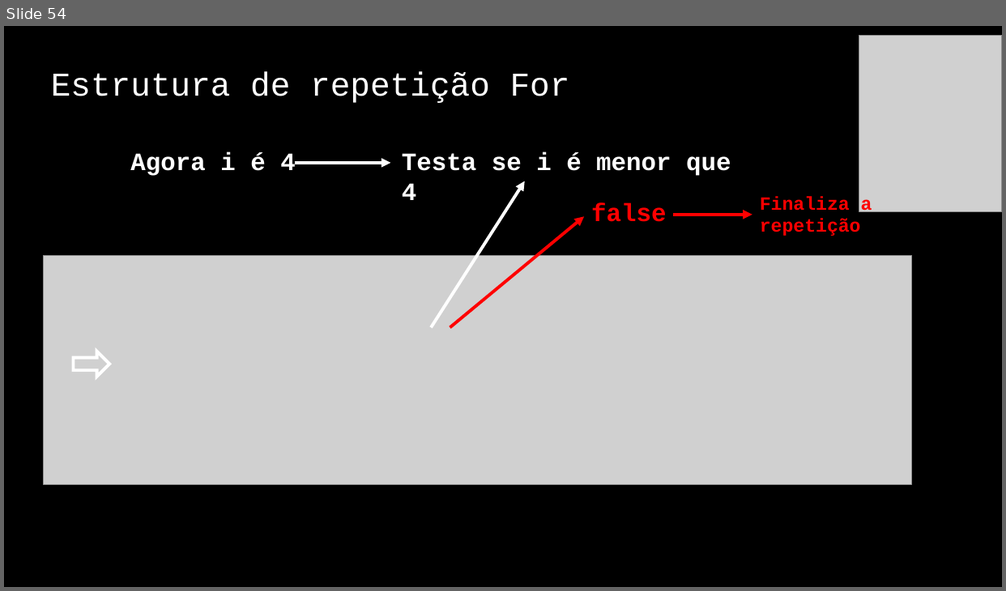
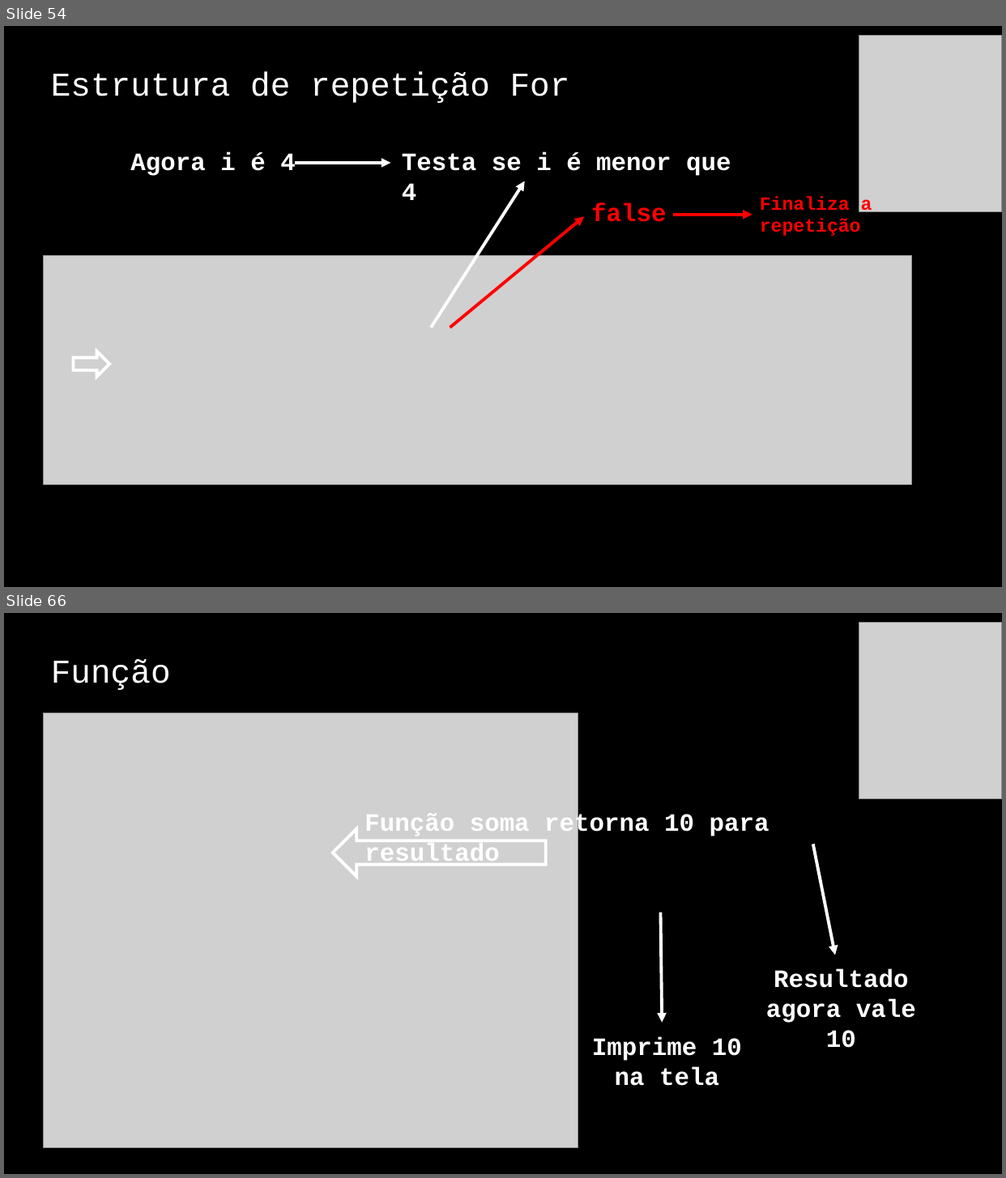
Before and after one commit to jrdutra/algoritmos, a slide deck: material_de_apoio/resumo_pratico.pptx. Shown one above the other, each under a label of ours: slide 54 before the commit, slides 54 and 66 after it; the slides between them are not shown. The pictures are 1006x591 and 1006x1178 pixels, drawn with LibreOffice and Linux fonts; fonts in the diff are those of the drawing; grey boxes stand for pictures. Boxes give left, top, right and bottom in pixels: in the first picture for what was removed or moved away, otherwise in the second. Text is boxed around its words. In the diff, an @@ line names an element or a change of style, - is before the commit and + after.

```diff
--- a/material_de_apoio/resumo_pratico.pptx
+++ b/material_de_apoio/resumo_pratico.pptx
@@ slide 66 added at [4, 613, 1002, 1174], background #000000 @@
@@ picture added at [859, 622, 1002, 798] @@
@@ title added at [51, 659, 171, 690], 32 pt, text #FFFFFF @@
+Função
@@ picture added at [44, 713, 578, 1148] @@
@@ down arrow added at [333, 829, 546, 876], outline #FFFFFF 3 pt @@
@@ text added at [364, 813, 769, 866], 24 pt, text #FFFFFF, bold @@
+Função soma retorna 10 para resultado
@@ arrow added from (813, 845) to (835, 955), #FFFFFF 3 pt @@
@@ arrow added from (661, 913) to (662, 1023), #FFFFFF 3 pt @@
@@ text added at [766, 969, 916, 1048], 24 pt, text #FFFFFF, bold @@
+Resultado agora vale 10
@@ text added at [592, 1037, 742, 1086], 24 pt, text #FFFFFF, bold @@
+Imprime 10 na tela
```
Also in this commit, not shown: 11 other slides added, 1 slide removed.
